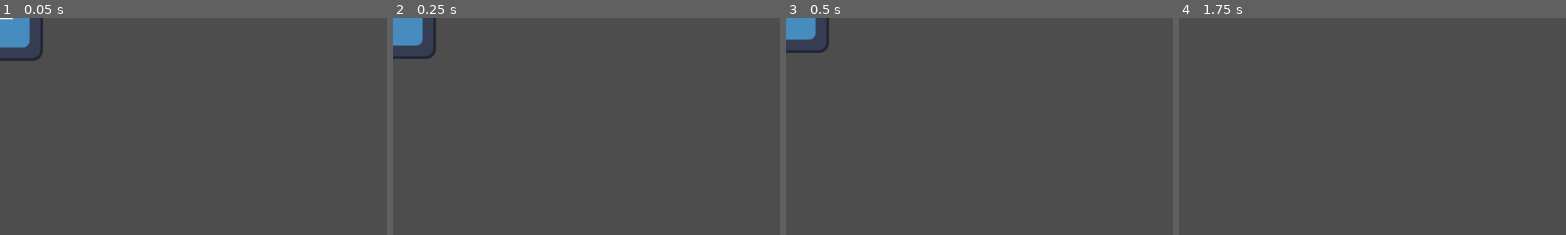
Above: before the commit, frames 1-4 (left to right).
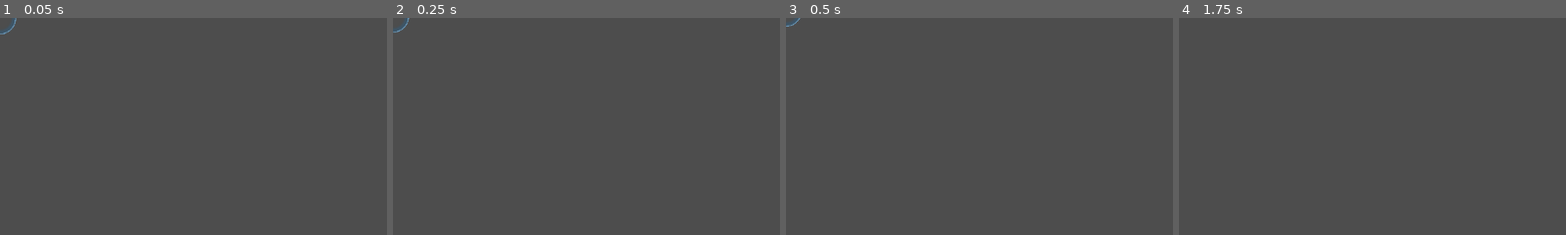
Above: after the commit, the same moments.

Repository: EddieRowe/godot-wild-jam-82
Game: Godot game, scene res://prefabs/OxygenBubble.tscn
Two runs of this game, one before a commit and one after it. Both use one fixed random seed, a clock stepped at 60 frames per second and the inputs below. This scene is started directly instead of the project's main scene. The engine's default icon, where the game draws it, is replaced by a stand-in: a white triangle on a blue panel in a dark square.
Inputs:
- Up to frame 1 (0.05 s): no input
- Up to frame 2 (0.25 s): no input
- Up to frame 3 (0.5 s): no input
- Up to frame 4 (1.75 s): hold Right (ui_right) 0.53-1.28 s; hold Left (ui_left) from 1.28 s (still down)
The pictures show only the part of the screen within x 0-50%, y 0-50%; the shares and areas given below are measured in that part.

The runs differ from the first frame. In frame 1, 1.3% of the frame differs, in the area x 0-12%, y 0-20%; in frame 2, 1.3%; in frame 3, 1.0%; in frame 4, nothing differs.

Commit message:
Added bubble art

Diff:
--- a/prefabs/OxygenBubble.tscn
+++ b/prefabs/OxygenBubble.tscn
@@ -1,10 +1,10 @@
 [gd_scene load_steps=4 format=3 uid="uid://glvtqalegb67"]
 
 [ext_resource type="Script" uid="uid://2xdvvd854rqn" path="res://scripts/oxygen_source.gd" id="1_lmndt"]
-[ext_resource type="Texture2D" uid="uid://b75ada0rusxps" path="res://icon.svg" id="2_rnh4p"]
+[ext_resource type="Texture2D" uid="uid://b2r7rc1leger7" path="res://art/bubble_placeholder.png" id="2_lmndt"]
 
 [sub_resource type="CircleShape2D" id="CircleShape2D_dkv14"]
-radius = 64.195
+radius = 24.0416
 
 [node name="OxygenBubble" type="RigidBody2D" groups=["Oxygen Source"]]
 mass = 0.1
@@ -12,7 +12,11 @@
 script = ExtResource("1_lmndt")
 
 [node name="Sprite2D" type="Sprite2D" parent="."]
-texture = ExtResource("2_rnh4p")
+self_modulate = Color(0.572549, 0.819608, 1, 1)
+position = Vector2(0.844036, 0.8)
+scale = Vector2(0.258716, 0.258716)
+texture = ExtResource("2_lmndt")
 
 [node name="CollisionShape2D" type="CollisionShape2D" parent="."]
+visible = false
 shape = SubResource("CircleShape2D_dkv14")
Binary file added: art/bubble_placeholder.png
Not shown, added: art/bubble_placeholder.png.import
